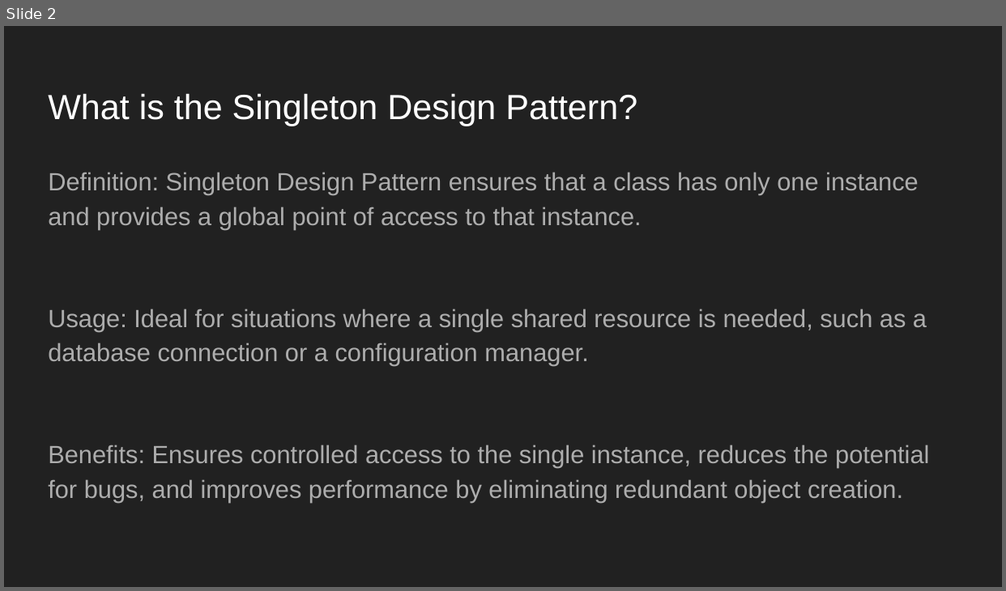
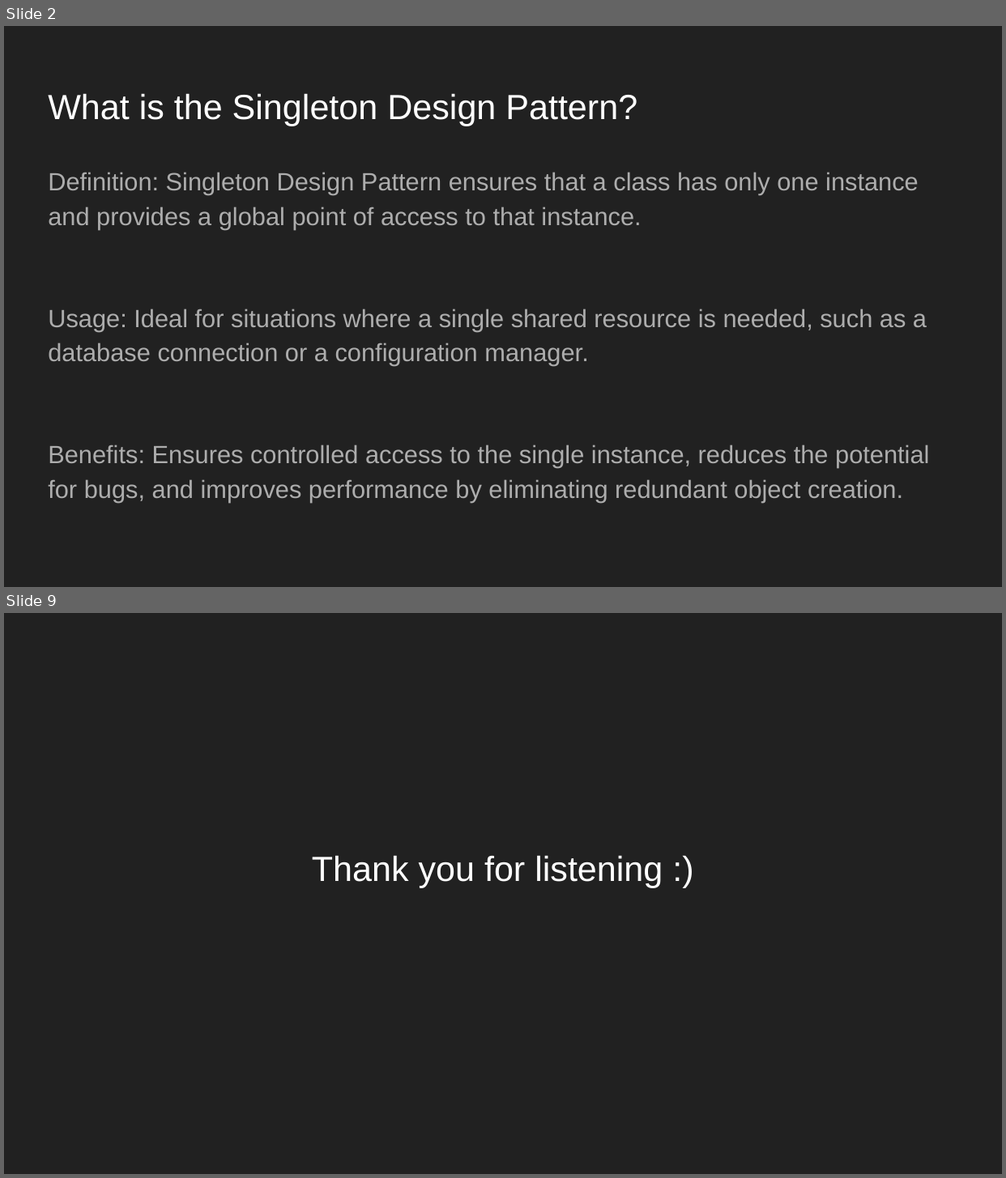
Before and after one commit to MarkXVI/Software_Engineering, a slide deck: Design_Pattern_Singelton_MarkHarvey.pptx. Shown one above the other, each under a label of ours: slide 2 before the commit, slides 2 and 9 after it; the slides between them are not shown. The pictures are 1006x591 and 1006x1178 pixels, drawn with LibreOffice and Linux fonts; fonts in the diff are those of the drawing; background and template pictures are left out. Boxes give left, top, right and bottom in pixels: in the first picture for what was removed or moved away, otherwise in the second. Text is boxed around its words. In the diff, an @@ line names an element or a change of style, - is before the commit and + after.

```diff
--- a/Design_Pattern_Singelton_MarkHarvey.pptx
+++ b/Design_Pattern_Singelton_MarkHarvey.pptx
@@ slide 9 added at [4, 613, 1002, 1174], background picture (left out) @@
@@ title added at [312, 855, 663, 888], 25.2 pt, text #FFFFFF @@
+Thank you for listening :)
```
Also in this commit, not shown: 6 slides changed, 1 other slide added, 3 slides removed, 2 other files.
